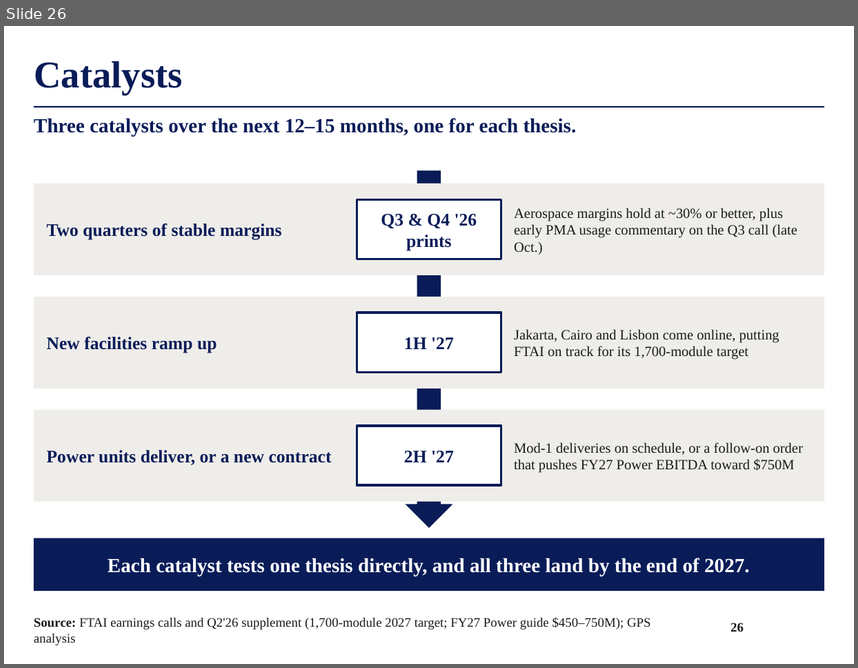
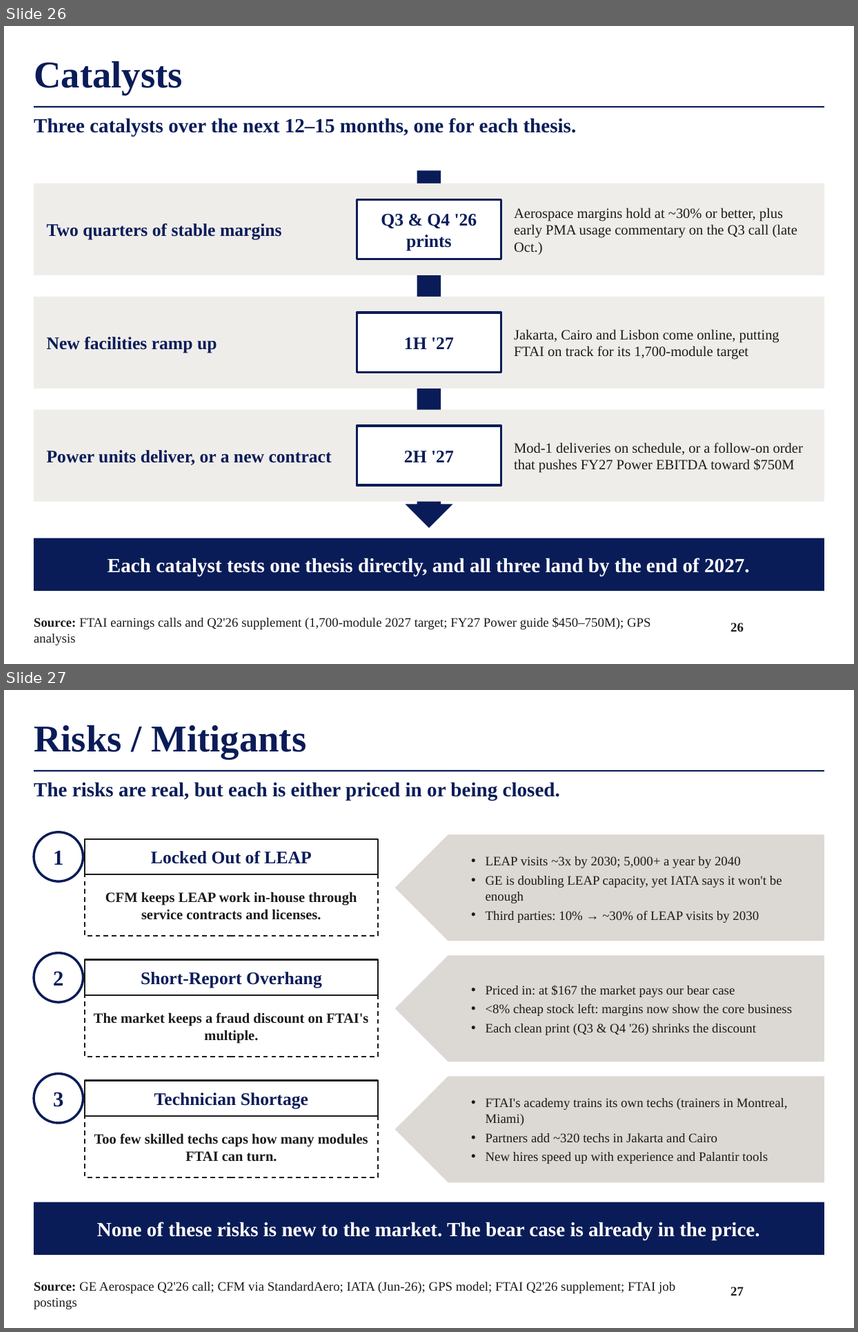
Before and after one commit to maxlsmls-dot/SPOT, a slide deck: deck/FTAI_Long_Pitch.pptx. Shown one above the other, each under a label of ours: slide 26 before the commit, slides 26 and 27 after it. The pictures are 858x668 and 858x1332 pixels, drawn with LibreOffice and Linux fonts; fonts in the diff are those of the drawing; background and template pictures are left out. Boxes give left, top, right and bottom in pixels: in the first picture for what was removed or moved away, otherwise in the second. Text is boxed around its words. In the diff, an @@ line names an element or a change of style, - is before the commit and + after.

```diff
--- a/deck/FTAI_Long_Pitch.pptx
+++ b/deck/FTAI_Long_Pitch.pptx
@@ slide 27 added at <box>4,690,854,1328</box>, background #FFFFFF; not listed: 1 template element that a slide beside it also shows @@
@@ title added at <box>34,725,306,759</box>, 32 pt, text #0A1C58, bold @@
+Risks / Mitigants
@@ text added at <box>34,782,560,800</box>, 17 pt, text #0A1C58, bold @@
+The risks are real, but each is either priced in or being closed.
@@ ellipse added at <box>34,832,83,881</box>, fill #FFFFFF, outline #0A1C58 2 pt, 18 pt, text #0A1C58, bold @@
+1
@@ pentagon arrow added at <box>395,834,824,940</box>, fill #DCD8D3, 11 pt, text #1A1A1A @@
+• LEAP visits ~3x by 2030; 5,000+ a year by 2040
+• GE is doubling LEAP capacity, yet IATA says it won't be enough
+• Third parties: 10% → ~30% of LEAP visits by 2030
@@ rectangle added at <box>85,839,378,874</box>, outline #1A1A1A 1.25 pt, 15 pt, text #0A1C58, bold @@
+Locked Out of LEAP
@@ rectangle added at <box>85,874,378,936</box>, outline #1A1A1A 1 pt dashed, 12 pt, text #1A1A1A, bold @@
+CFM keeps LEAP work in-house through service contracts and licenses.
@@ ellipse added at <box>34,953,83,1002</box>, fill #FFFFFF, outline #0A1C58 2 pt, 18 pt, text #0A1C58, bold @@
+2
@@ pentagon arrow added at <box>395,955,824,1061</box>, fill #DCD8D3, 11 pt, text #1A1A1A @@
+• Priced in: at $167 the market pays our bear case
+• <8% cheap stock left: margins now show the core business
+• Each clean print (Q3 & Q4 '26) shrinks the discount
@@ rectangle added at <box>85,960,378,995</box>, outline #1A1A1A 1.25 pt, 15 pt, text #0A1C58, bold @@
+Short-Report Overhang
@@ rectangle added at <box>85,995,378,1056</box>, outline #1A1A1A 1 pt dashed, 12 pt, text #1A1A1A, bold @@
+The market keeps a fraud discount on FTAI's multiple.
@@ ellipse added at <box>34,1074,83,1123</box>, fill #FFFFFF, outline #0A1C58 2 pt, 18 pt, text #0A1C58, bold @@
+3
@@ rectangle added at <box>85,1080,378,1116</box>, outline #1A1A1A 1.25 pt, 15 pt, text #0A1C58, bold @@
+Technician Shortage
@@ pentagon arrow added at <box>395,1076,824,1182</box>, fill #DCD8D3, 11 pt, text #1A1A1A @@
+• FTAI's academy trains its own techs (trainers in Montreal, Miami)
+• Partners add ~320 techs in Jakarta and Cairo
+• New hires speed up with experience and Palantir tools
@@ rectangle added at <box>85,1116,378,1177</box>, outline #1A1A1A 1 pt dashed, 12 pt, text #1A1A1A, bold @@
+Too few skilled techs caps how many modules FTAI can turn.
@@ rectangle added at <box>34,1202,824,1254</box>, fill #0A1C58, 17 pt, text #FFFFFF, bold @@
+None of these risks is new to the market. The bear case is already in the price.
@@ text added at <box>34,1281,675,1309</box>, 11 pt, text #1A1A1A @@
+Source: GE Aerospace Q2'26 call; CFM via StandardAero; IATA (Jun-26); GPS model; FTAI Q2'26 supplement; FTAI job postings
@@ page number added at <box>731,1286,744,1295</box>, 11 pt, text #1A1A1A, bold @@
+27
```
Also in this commit, not shown: 1 other file.
